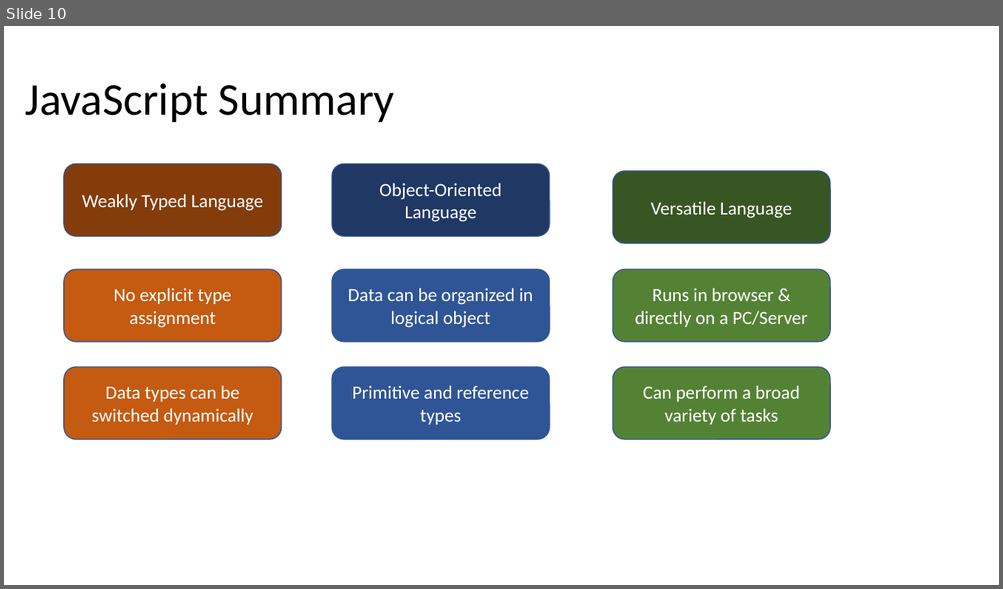
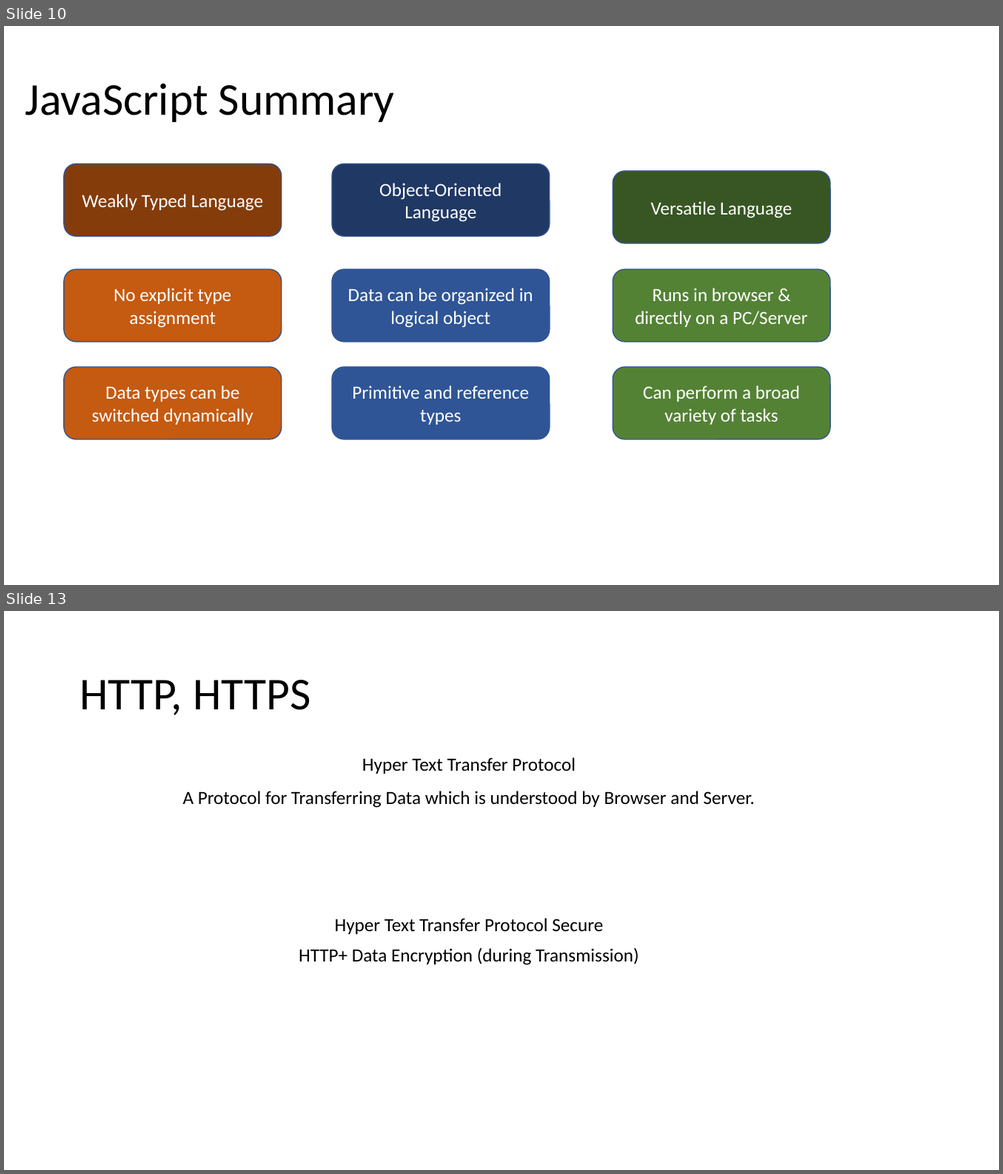
Before and after one commit to PiyushChaturvedii/batch03, a slide deck: What is Node.pptx. Shown one above the other, each under a label of ours: slide 10 before the commit, slides 10 and 13 after it; the slides between them are not shown. The pictures are 1003x589 and 1003x1174 pixels, drawn with LibreOffice and Linux fonts; fonts in the diff are those of the drawing. Boxes give left, top, right and bottom in pixels: in the first picture for what was removed or moved away, otherwise in the second. Text is boxed around its words. In the diff, an @@ line names an element or a change of style, - is before the commit and + after.

```diff
--- a/What is Node.pptx
+++ b/What is Node.pptx
@@ slide 13 added at bbox=[4, 611, 999, 1170], background #FFFFFF @@
@@ title added at bbox=[79, 680, 310, 715], 44 pt, text #000000 @@
+HTTP, HTTPS
@@ text added at bbox=[362, 758, 575, 774], 18 pt, text #000000 @@
+Hyper Text Transfer Protocol
@@ text added at bbox=[183, 791, 754, 808], 18 pt, text #000000 @@
+A Protocol for Transferring Data which is understood by Browser and Server.
@@ text added at bbox=[335, 918, 603, 934], 18 pt, text #000000 @@
+Hyper Text Transfer Protocol Secure
@@ text added at bbox=[299, 948, 639, 965], 18 pt, text #000000 @@
+HTTP+ Data Encryption (during Transmission)
```
Also in this commit, not shown: 4 other slides added, 1 other file.
